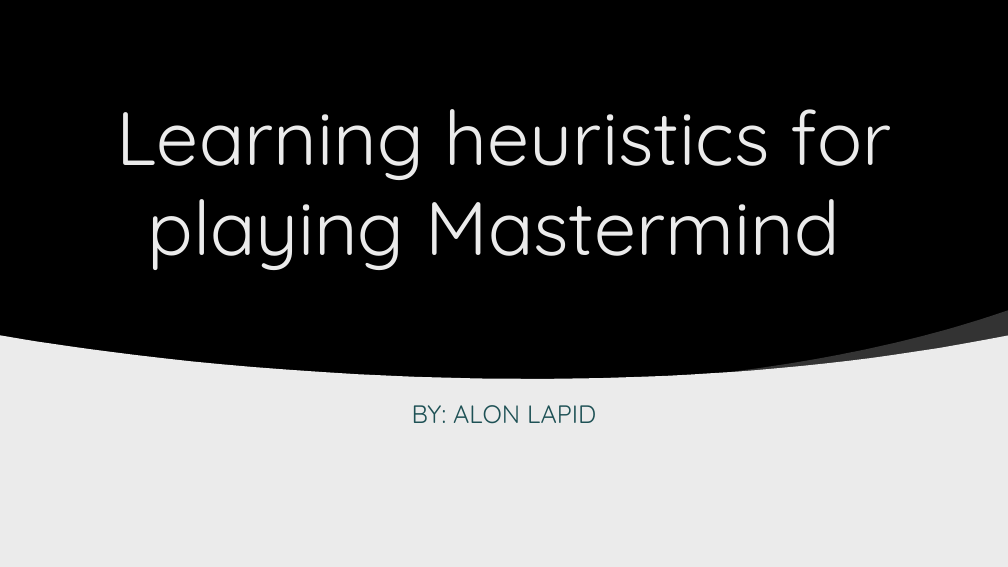
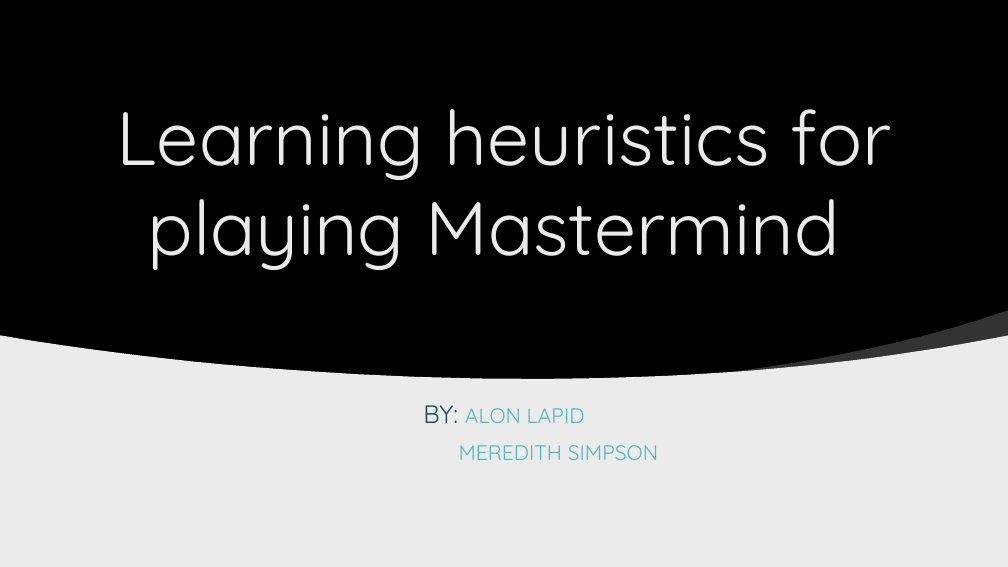
Before and after one commit to gilsh2/final_ai_project, a slide deck: slide 1 of ai_final_project_mastermind.pptx. Drawn at 1008x567 pixels with LibreOffice and Linux fonts; fonts in the diff are those of the drawing; background and template pictures are left out. Boxes give left, top, right and bottom in pixels: in the first picture for what was removed or moved away, otherwise in the second. Text is boxed around its words. In the diff, an @@ line names an element or a change of style, - is before the commit and + after.

Commit message:
minor

```diff
--- a/ai_final_project_mastermind.pptx
+++ b/ai_final_project_mastermind.pptx
@@ subtitle at [423, 405, 585, 423]: size 24 to 20 pt, text colour #1E5155 to #50B9C1 in "ALON LAPID" @@
@@ subtitle at [459, 445, 658, 460]: paragraph added @@
+MEREDITH SIMPSON
```
